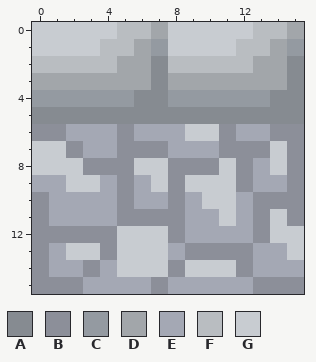
Two versions of one pixel-art sprite, BlinkBladeUnityProject/Assets/PROTOTYPE/Art/Environment/PlaceholderSprites/stoneTileSprites/MirrorFloor01T.png. Above, as it was before the edit.
The file is 16x16 pixels.
Palette (. is transparent): A #868b91  B #8c8f99  C #949aa1  D #a2a6aa  E #a4a8b4  F #b9bdc1  G #c8ccd1
Pixels before, first column x 0:
 0 GGGGGFFDGGGGGFFD
 1 GGGGFFDCGGGGFFDC
 2 FFFFFDDAFFFFFDDA
 3 DDDDDDDADDDDDDDA
 4 CCCCCCAACCCCCCAA
 5 AAAAAAAAAAAAAAAA
 6 BBEEEBEEEGGBEEBB
 7 GGBEEBBBEEEBBBGB
 8 GGGBBBGGBBBGBEGB
 9 EEGGEBEGBGGGBEEB
10 BEEEEBEEBEGGEBBB
11 BEEEEBBBBEEGEBGB
12 BBBBBGGGBEEEEBGG
13 BEGGBGGGEBBBBEEG
14 BEEBEGGGBGGGBEEE
15 BBBEEEEBEEEEEBBB
The same view after the edit:
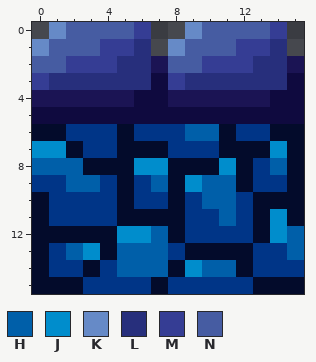
Colours new in this view: H #005fa9  J #008dcc  K #668ac7  L #272f7c  M #353d94  N #465ca2
Commit message: new secret floor tiles
The edit:
{"colour":"A","old":"#868b91","new":"#0f0a3f"}
{"colour":"B","old":"#8c8f99","new":"#030b2b"}
{"colour":"C","old":"#949aa1","new":"#1b1454"}
{"colour":"E","old":"#a4a8b4","new":"#003587"}
{"y":0,"x":0,"old":"GGGGGFFDGGGGGFFD","new":".KNNNNM..KNNNNM."}
{"y":1,"x":0,"old":"GGGGFFDCGGGGFFDC","new":"KNNNMML.KNNNMML."}
{"y":2,"x":0,"old":"FFFFFDDAFFFFFDDA","new":"NNMMMLLCNNMMMLLC"}
{"y":3,"x":0,"old":"DDDDDDD","new":"MLLLLLL"}
{"y":3,"x":8,"old":"DDDDDDD","new":"MLLLLLL"}
{"y":6,"x":9,"old":"GG","new":"HH"}
{"y":7,"x":0,"old":"GG","new":"JJ"}
{"y":7,"x":14,"old":"G","new":"J"}
{"y":8,"x":0,"old":"GGG","new":"HHH"}
{"y":8,"x":6,"old":"GG","new":"JJ"}
{"y":8,"x":11,"old":"G","new":"J"}
{"y":8,"x":14,"old":"G","new":"H"}
{"y":9,"x":2,"old":"GG","new":"HH"}
{"y":9,"x":7,"old":"G","new":"H"}
{"y":9,"x":9,"old":"GGG","new":"JHH"}
{"y":10,"x":10,"old":"GG","new":"HH"}
{"y":11,"x":11,"old":"G","new":"H"}
{"y":11,"x":14,"old":"G","new":"J"}
{"y":12,"x":5,"old":"GGG","new":"JJH"}
{"y":12,"x":14,"old":"GG","new":"JH"}
{"y":13,"x":2,"old":"GG","new":"HJ"}
{"y":13,"x":5,"old":"GGG","new":"HHH"}
{"y":13,"x":15,"old":"G","new":"H"}
{"y":14,"x":5,"old":"GGG","new":"HHH"}
{"y":14,"x":9,"old":"GGG","new":"JHH"}
